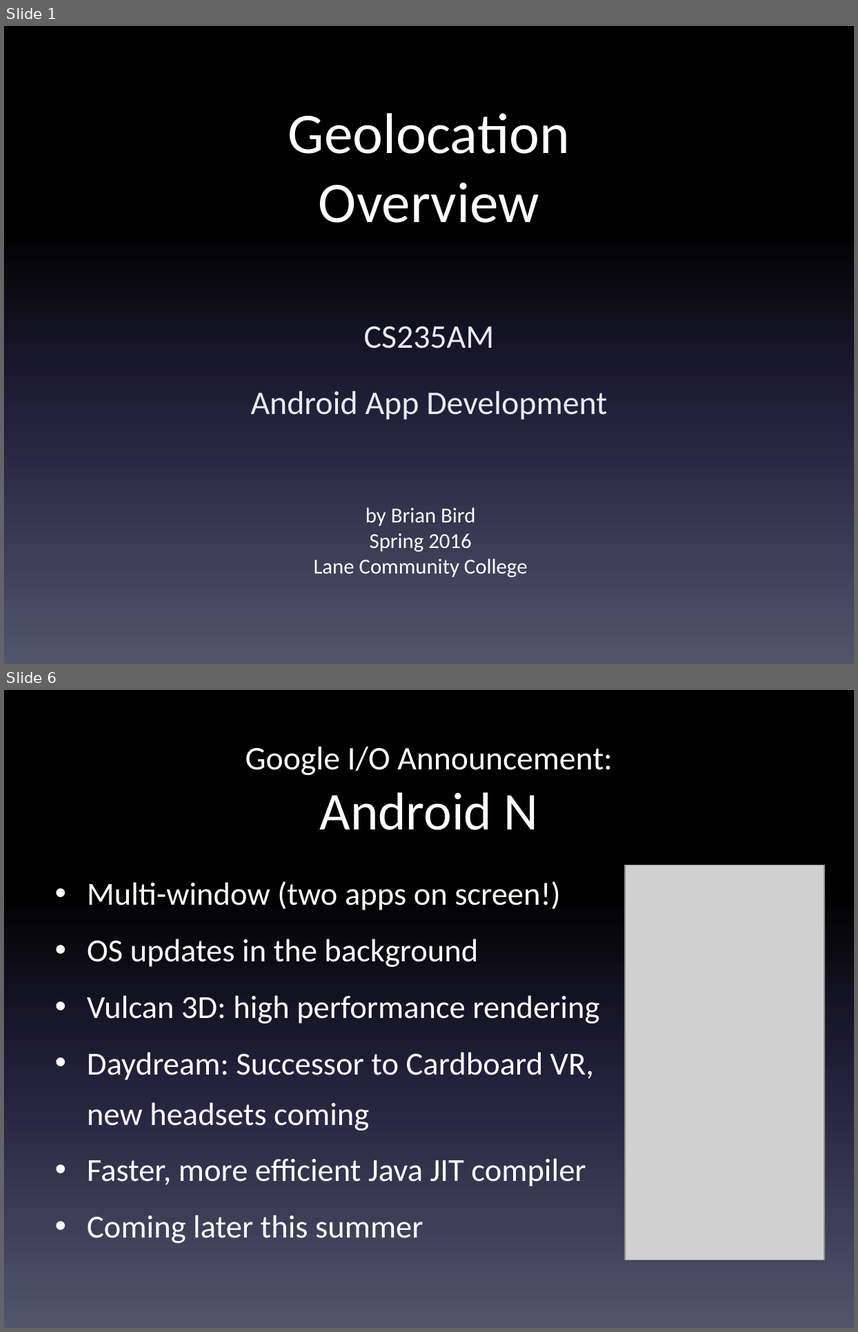
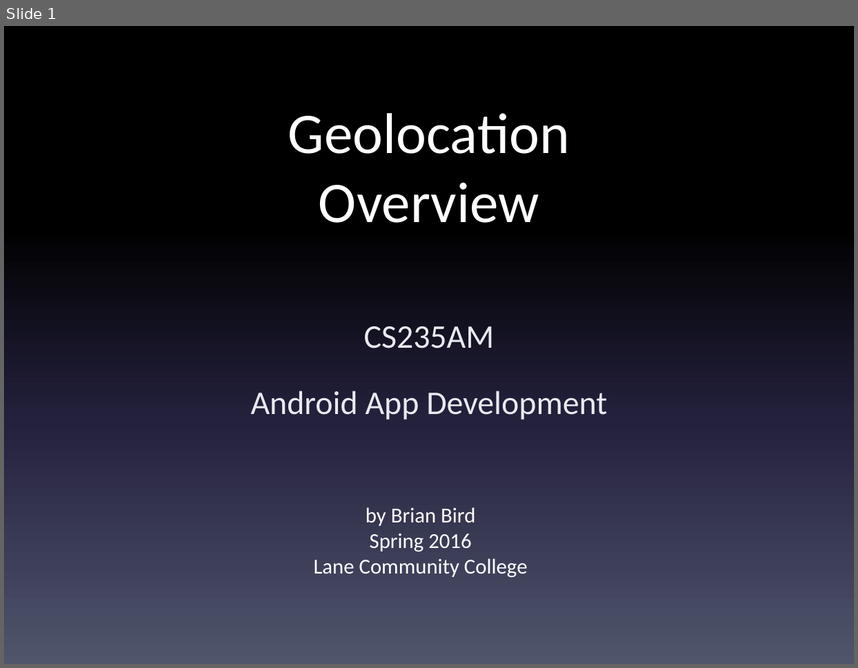
Before and after one commit to LCC-CIT/CS235AM-CourseMaterials, a slide deck: Notes and Slides/Wk9Day1-GeolocationOverview.pptx. Shown one above the other, each under a label of ours: slides 1 and 6 before the commit, slide 1 after it; the slides between them are not shown. The pictures are 858x1332 and 858x668 pixels, drawn with LibreOffice and Linux fonts; fonts in the diff are those of the drawing; grey boxes stand for pictures. Boxes give left, top, right and bottom in pixels: in the first picture for what was removed or moved away, otherwise in the second. Text is boxed around its words. In the diff, an @@ line names an element or a change of style, - is before the commit and + after.

```diff
--- a/Notes and Slides/Wk9Day1-GeolocationOverview.pptx
+++ b/Notes and Slides/Wk9Day1-GeolocationOverview.pptx
@@ slide 6 removed at <box>4,690,854,1328</box>, background gradient #000000 to #24213E to #51566D @@
@@ title removed at <box>245,747,613,830</box> @@
-Google I/O Announcement:
-Android N
@@ picture removed at <box>626,865,825,1259</box> @@
@@ text removed at <box>87,881,599,1243</box> @@
-• Multi-window (two apps on screen!)
-• OS updates in the background
-• Vulcan 3D: high performance rendering
-• Daydream: Successor to Cardboard VR, new headsets coming
-• Faster, more efficient Java JIT compiler
-• Coming later this summer
```
Also in this commit, not shown: 1 slide changed, 5 other slides removed, 8 other files.
